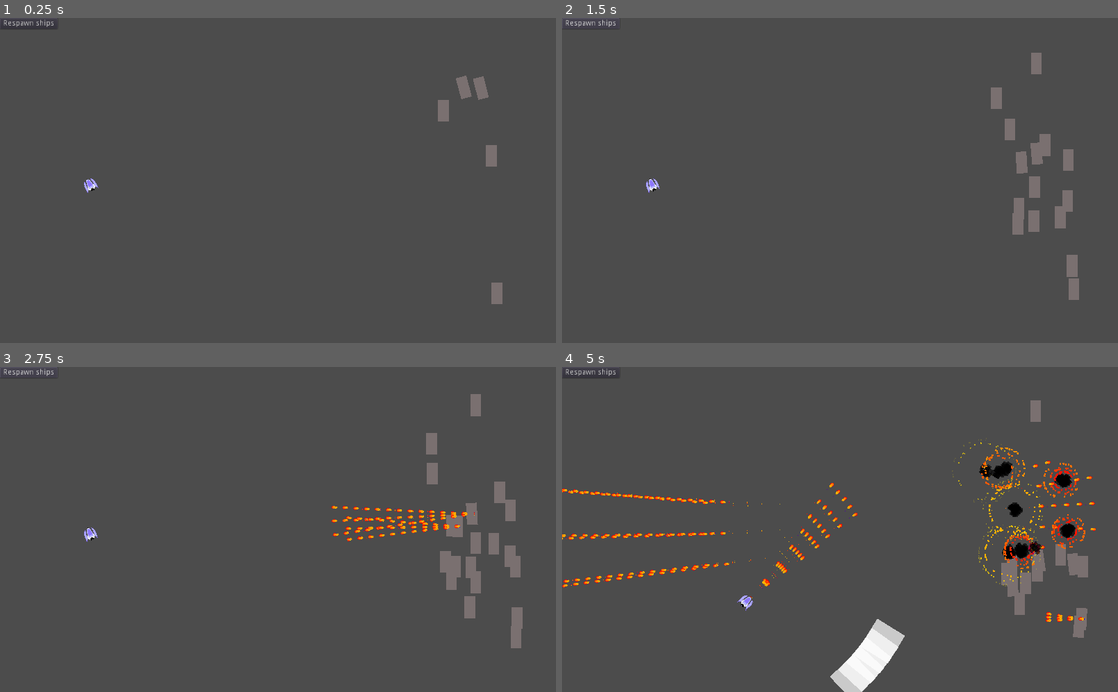
Above: before the commit, frames 1-4 (two rows, left to right).
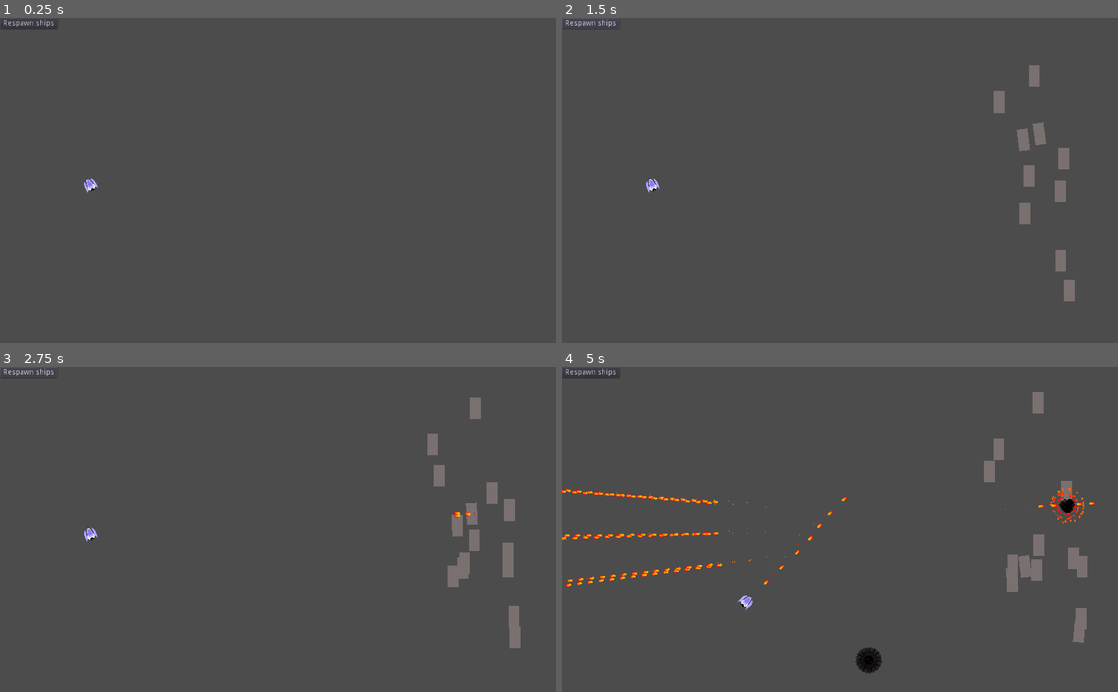
Above: after the commit, the same moments.

Repository: pigslyer/SlipspaceEscapades
Game: Godot game, scene res://Scenes/World.tscn
Two runs of this game, one before a commit and one after it. Both use one fixed random seed, a clock stepped at 60 frames per second and the inputs below.
Inputs (mouse positions are in pixels of both pictures, inside the frame that each line leads up to):
- Up to frame 1 (0.25 s): no input
- Up to frame 2 (1.5 s): click "Respawn ships" at 0.5 s; click "Respawn ships" at 1.25 s
- Up to frame 3 (2.75 s): click "Respawn ships" at 2 s
- Up to frame 4 (5 s): tap Enter (ui_accept) at 2.75, 3.02, 3.77 s; move the mouse to (962, 513) at 2.77 s; hold D (move_right) 2.78-3.53 s; hold Space (shoot) 2.78-3.53 s; move the mouse to (728, 545) at 3.52 s; hold S (move_down) 3.53-4.28 s; tap Q (test_powerup) at 3.6 s; move the mouse to (895, 458) at 4.27 s; hold D (move_right) from 4.28 s (still down); hold Space (shoot) from 4.28 s (still down)

The runs differ from the first frame. In frame 1, 0.7% of the frame differs, in the area x 78-91%, y 17-89%; in frame 2, 2.3%; in frame 3, 2.1%; in frame 4, 5.4%, in the area x 0-96%, y 7-100%.
Error before the commit: Invalid get index 'FRACTAL_TIME' (on base: 'null instance'). (res://Scripts/Powerups/FractalMissile.gd:15)

Commit message:
Missiles, strength, textures.
Updated missiles to work with explosion animations, added all the different textures to the missile. Also added strength to the missiles, so they can deal different damages to the enemies.

Diff:
--- a/Assets/Asset Scenes/FractalModel.gd
+++ b/Assets/Asset Scenes/FractalModel.gd
@@ -3,7 +3,6 @@
 signal OnExplosionFinished;
 
 func Explode(target: Node2D):
-	$Trail.emitting = false;
 	$Sprite.hide();
 	$Explosion.Explode(false);
 
--- a/Assets/Asset Scenes/MissileModel.tscn
+++ b/Assets/Asset Scenes/MissileModel.tscn
@@ -34,11 +34,12 @@
 script = ExtResource( 4 )
 
 [node name="Sprite" type="Sprite" parent="."]
+position = Vector2( 9, 0 )
 texture = ExtResource( 1 )
 
 [node name="Trail" type="Particles2D" parent="."]
 show_behind_parent = true
-position = Vector2( -7, 0 )
+position = Vector2( 2, 0 )
 amount = 4
 lifetime = 0.3
 local_coords = false
@@ -46,4 +47,4 @@
 texture = ExtResource( 3 )
 
 [node name="Explosion" parent="." instance=ExtResource( 2 )]
-position = Vector2( 6, 0 )
+position = Vector2( 15, 0 )
--- a/Scenes/Bullet.tscn
+++ b/Scenes/Bullet.tscn
@@ -6,7 +6,7 @@
 [sub_resource type="RectangleShape2D" id=1]
 extents = Vector2( 5, 2 )
 
-[node name="Bullet" type="KinematicBody2D"]
+[node name="Bullet" type="Area2D"]
 collision_layer = 64
 collision_mask = 0
 script = ExtResource( 1 )
@@ -18,3 +18,9 @@
 [node name="VisibilityNotifier2D" type="VisibilityNotifier2D" parent="."]
 
 [node name="Plasma" parent="." instance=ExtResource( 2 )]
+
+[node name="SpawnTimer" type="Timer" parent="."]
+wait_time = 0.2
+one_shot = true
+
+[connection signal="area_entered" from="." to="." method="area_entered"]
--- a/Scenes/Enemies/BasicShip.tscn
+++ b/Scenes/Enemies/BasicShip.tscn
@@ -8,7 +8,7 @@
 extents = Vector2( 10, 20 )
 
 [node name="BasicShip" type="Area2D"]
-collision_layer = 0
+collision_layer = 4
 collision_mask = 72
 script = ExtResource( 1 )
 
--- a/Scenes/Powerups/ExplosiveMissile.tscn
+++ b/Scenes/Powerups/ExplosiveMissile.tscn
@@ -1,10 +1,10 @@
 [gd_scene load_steps=4 format=2]
 
 [ext_resource path="res://Scripts/Powerups/ExplosiveMissile.gd" type="Script" id=1]
-[ext_resource path="res://Assets/pixel.png" type="Texture" id=2]
+[ext_resource path="res://Assets/Asset Scenes/MissileModel.tscn" type="PackedScene" id=2]
 
-[sub_resource type="CircleShape2D" id=1]
-radius = 25.0
+[sub_resource type="RectangleShape2D" id=1]
+extents = Vector2( 9, 4 )
 
 [node name="ExplosiveMissile" type="Area2D"]
 collision_layer = 64
@@ -12,15 +12,17 @@
 script = ExtResource( 1 )
 
 [node name="CollisionShape2D" type="CollisionShape2D" parent="."]
+position = Vector2( 9, 0 )
 shape = SubResource( 1 )
 
-[node name="Pixel" type="Sprite" parent="."]
-modulate = Color( 0.298039, 0.286275, 0.286275, 0.6 )
-scale = Vector2( 50, 50 )
-texture = ExtResource( 2 )
-
 [node name="Timer" type="Timer" parent="."]
+one_shot = true
 
 [node name="VisibilityNotifier2D" type="VisibilityNotifier2D" parent="."]
+position = Vector2( 9, 0 )
+scale = Vector2( 0.36, 0.16 )
+rect = Rect2( -25, -25, 50, 50 )
 
-[connection signal="body_entered" from="." to="." method="multiply"]
+[node name="MissileModel" parent="." instance=ExtResource( 2 )]
+
+[connection signal="area_entered" from="." to="." method="multiply"]
--- a/Scenes/Powerups/FractalMissile.tscn
+++ b/Scenes/Powerups/FractalMissile.tscn
@@ -1,7 +1,7 @@
 [gd_scene load_steps=4 format=2]
 
 [ext_resource path="res://Scripts/Powerups/FractalMissile.gd" type="Script" id=1]
-[ext_resource path="res://Assets/pixel.png" type="Texture" id=2]
+[ext_resource path="res://Assets/Asset Scenes/FractalModel.tscn" type="PackedScene" id=2]
 
 [sub_resource type="CircleShape2D" id=1]
 radius = 30.0
@@ -14,14 +14,17 @@
 [node name="CollisionShape2D" type="CollisionShape2D" parent="."]
 shape = SubResource( 1 )
 
-[node name="Pixel" type="Sprite" parent="."]
-modulate = Color( 1, 1, 1, 0.705882 )
-scale = Vector2( 60, 60 )
-texture = ExtResource( 2 )
-
 [node name="Timer" type="Timer" parent="."]
+one_shot = true
 
 [node name="VisibilityNotifier2D" type="VisibilityNotifier2D" parent="."]
+rect = Rect2( -25, -25, 50, 50 )
 
-[connection signal="area_entered" from="." to="." method="explode"]
-[connection signal="body_entered" from="." to="." method="explode"]
+[node name="FractalModel" parent="." instance=ExtResource( 2 )]
+scale = Vector2( 2, 2 )
+
+[node name="SpawnTimer" type="Timer" parent="."]
+wait_time = 0.2
+one_shot = true
+
+[connection signal="area_entered" from="." to="." method="multiply"]
--- a/Scripts/Bullet.gd
+++ b/Scripts/Bullet.gd
@@ -1,24 +1,43 @@
 class_name Bullet
-extends KinematicBody2D
+extends Area2D
 
 const SPEED := 400;
 
+export(int) var strength = 1;
+
 onready var visibility_notifier := $VisibilityNotifier2D;
+onready var spawn_timer := $SpawnTimer;
 
 var velocity : Vector2;
+var coll_layer;
+var m_layer;
 
-func _init(vel = Vector2.RIGHT):
-	velocity = vel;
+func _ready():
+	coll_layer = collision_layer;
+	m_layer = collision_mask;
+
+	collision_layer = 0;
+	collision_mask = 0;
+
+	spawn_timer.connect("timeout", self, "enable_layers");
+	spawn_timer.start();
+
+func enable_layers() -> void:
+	collision_layer = coll_layer;
+	collision_mask = m_layer;
 
 func _physics_process(delta):
-	move_and_collide(velocity.rotated(rotation) * SPEED * delta);
+	global_position += Vector2.RIGHT.rotated(rotation) * SPEED * delta;
 
 	if(!visibility_notifier.is_on_screen()):
 		queue_free();
 
-func OnCollision(entity):
+
+func explode(area):
 	set_physics_process(false);
-	$Plasma.Explode(entity);
-
+	$Plasma.Explode(area);
 	yield($Plasma,"OnExplosionFinished");
 	queue_free();
+
+func area_entered(area):
+	explode(area);
--- a/Scripts/Enemies/BasicShip.gd
+++ b/Scripts/Enemies/BasicShip.gd
@@ -102,11 +102,9 @@
 
 var _dying := false;
 
-func on_body_entered(entity: Node):
-	if (entity.has_method("OnCollision")):
-		entity.OnCollision(entity);
+func on_body_entered(entity):
 
-	hp -= 1;
+	hp -= entity.strength;
 	if(hp <= 0):
 		emit_signal("dying");
 		queue_free();
--- a/Scripts/Enemies/Enemies.gd
+++ b/Scripts/Enemies/Enemies.gd
@@ -23,7 +23,7 @@
 
 func _ready():
 	player = get_node(player_path);
-	spawn_ships();
+	#spawn_ships();
 
 func spawn_ships():
 	for i in range(5):
@@ -48,5 +48,4 @@
 		if !child.is_queued_for_deletion() && child is BasicShip && !child.is_attacking:
 			if attacker_numbers[SHIP_TYPES.BASIC] < MAX_ATTACKER_NUMBERS[SHIP_TYPES.BASIC]:
 				child.is_attacking = true;
-				print(child.name, " ", child.is_attacking);
 				attacker_numbers[SHIP_TYPES.BASIC] += 1;
--- a/Scripts/Player.gd
+++ b/Scripts/Player.gd
@@ -47,7 +47,7 @@
 var hps := 3;
 var armor := 0;
 var powerups := {
-	"barrage": 2,
+	"barrage": 0,
 	"fire_rate": 0,
 	"explosive_rounds": 0
 };
--- a/Scripts/Powerups/ExplosiveMissile.gd
+++ b/Scripts/Powerups/ExplosiveMissile.gd
@@ -1,13 +1,13 @@
 class_name ExplosiveMissile
 extends Area2D
 
-const offset := Vector2.RIGHT * 25;
+export(int) var strength = 3;
 
 var velocity := Vector2.RIGHT * 500;
-var can_multiply := true;
 
 onready var timer := $Timer;
 onready var visibility_notifier := $VisibilityNotifier2D;
+onready var missile_model := $MissileModel;
 
 func _physics_process(delta):
 	global_position += velocity.rotated(rotation) * delta;
@@ -16,23 +16,19 @@
 		queue_free();
 
 func explode() -> void:
+	missile_model.Explode(null);
+	set_physics_process(false);
+	yield(missile_model, "OnExplosionFinished");
 	queue_free();
 
 func multiply(_body_entered) -> void:
-	if(can_multiply):
-		yield(get_tree(), "idle_frame");
-		var variables := get_node("/root/MissilePowerupVariables");
+	yield(get_tree(), "idle_frame");
 
-		var angle = 2 * PI / variables.explosive_number;
-		for i in variables.explosive_number:
-			var new_explosive_missile = variables.EXPLOSIVE_MISSILE_SCENE.instance();
-			get_parent().add_child(new_explosive_missile);
-			new_explosive_missile.scale *= 0.5;
-			new_explosive_missile.velocity = velocity.rotated(i * angle) * 0.5;
-			new_explosive_missile.rotation = i * angle;
-			new_explosive_missile.global_position = global_position + offset.rotated(i * angle);
-			new_explosive_missile.timer.connect("timeout", new_explosive_missile, "explode");
-			new_explosive_missile.timer.start(variables.explosive_time);
-			new_explosive_missile.can_multiply = false;
+	var angle = 2 * PI / MissilePowerupVariables.explosive_number;
+	for i in MissilePowerupVariables.explosive_number:
+		var new_bullet = MissilePowerupVariables.BULLET_SCENE.instance();
+		get_parent().add_child(new_bullet);
+		new_bullet.rotation = i * angle;
+		new_bullet.global_position = global_position;
 
 	explode();
--- a/Scripts/Powerups/FractalMissile.gd
+++ b/Scripts/Powerups/FractalMissile.gd
@@ -1,43 +1,66 @@
 class_name FractalMissile
 extends Area2D
 
-const offset := Vector2.RIGHT * 10;
+const SPEED := 250;
+
+export(int) var strength = 10;
 
 onready var visibility_notifier := $VisibilityNotifier2D;
 onready var timer := $Timer;
+onready var spawn_timer := $SpawnTimer;
+onready var fractal_model := $FractalModel;
 
-var velocity := Vector2.RIGHT * 250;
 var level := 0;
+var m_layer;
+var c_layer;
 
 func _ready():
-	var variables := get_node("/root/MissilePowerupVariables");
 	timer.connect("timeout", self, "multiply");
-	timer.start(variables.FRACTAL_TIME);
+	timer.start(MissilePowerupVariables.FRACTAL_TIME);
+
+	m_layer = collision_mask;
+	c_layer = collision_layer;
+
+	collision_layer = 0;
+	collision_mask = 0;
+
+	spawn_timer.connect("timeout", self, "enable_layers");
+	spawn_timer.start();
+
+func enable_layers() -> void:
+	collision_layer = c_layer;
+	collision_mask = m_layer;
 
 func _physics_process(delta):
-	global_position += velocity.rotated(rotation) * delta;
+	global_position += Vector2.RIGHT.rotated(rotation) * SPEED * delta;
 
 	if(!visibility_notifier.is_on_screen()):
 		queue_free();
 
-func explode(entity = null) -> void:
+func explode(area) -> void:
+	fractal_model.Explode(area);
+	set_physics_process(false);
+	yield(fractal_model, "OnExplosionFinished");
 	queue_free();
 
-func multiply() -> void:
-	var variables := get_node("/root/MissilePowerupVariables");
+func multiply(area = null) -> void:
+	yield(get_tree(), "idle_frame");
 
-	if(level < variables.FRACTAL_LEVELS):
+	if(level < MissilePowerupVariables.FRACTAL_LEVELS):
+		var angle = 2 * PI / MissilePowerupVariables.FRACTAL_NUMBER;
 
-		var angle = 2 * PI / variables.FRACTAL_NUMBER;
+		for i in MissilePowerupVariables.FRACTAL_NUMBER:
+			var new_fractal_missile;
+			if(level < MissilePowerupVariables.FRACTAL_LEVELS - 1):
+				new_fractal_missile = MissilePowerupVariables.FRACTAL_MISSILE_SCENE.instance();
+				new_fractal_missile.strength = max(strength - 1, 1);
+				new_fractal_missile.level = level + 1;
+			else:
+				new_fractal_missile = MissilePowerupVariables.EXPLOSIVE_MISSILE_SCENE.instance();
+			get_parent().add_child(new_fractal_missile);
+			new_fractal_missile.timer.start(MissilePowerupVariables.FRACTAL_TIME * 0.2);
+			new_fractal_missile.scale *= 0.8;
+			new_fractal_missile.global_rotation = i * angle;
+			new_fractal_missile.global_position = global_position;
 
-		for i in variables.FRACTAL_NUMBER:
-			var new_fractal_missile = variables.FRACTAL_MISSILE_SCENE.instance();
-			get_parent().add_child(new_fractal_missile);
-			new_fractal_missile.scale *= 0.5;
-			new_fractal_missile.velocity = velocity.rotated(i * angle) * 1.2;
-			new_fractal_missile.rotation = i * angle;
-			new_fractal_missile.global_position = global_position + offset.rotated(i * angle);
-			new_fractal_missile.level = level + 1;
-			new_fractal_missile.timer.start(variables.FRACTAL_TIME * 0.2);
-
-		explode();
+		explode(area);
--- a/Scripts/Powerups/MissilePowerupVariables.gd
+++ b/Scripts/Powerups/MissilePowerupVariables.gd
@@ -1,5 +1,6 @@
 extends Node
 
+const BULLET_SCENE = preload("res://Scenes/Bullet.tscn");
 const EXPLOSIVE_MISSILE_SCENE = preload("res://Scenes/Powerups/ExplosiveMissile.tscn");
 const FRACTAL_MISSILE_SCENE = preload("res://Scenes/Powerups/FractalMissile.tscn");
 
@@ -7,7 +8,7 @@
 var explosive_time := 0.5;
 var explosive_strength := 4.0;
 
-const FRACTAL_NUMBER := 7;
+const FRACTAL_NUMBER := 3;
 const FRACTAL_TIME := 3.0;
 const FRACTAL_STRENGTH := 10.0;
 const FRACTAL_LEVELS := 3;
--- a/project.godot
+++ b/project.godot
@@ -19,7 +19,7 @@
 "language": "GDScript",
 "path": "res://Scripts/Enemies/BasicShip.gd"
 }, {
-"base": "KinematicBody2D",
+"base": "Area2D",
 "class": "Bullet",
 "language": "GDScript",
 "path": "res://Scripts/Bullet.gd"
@@ -69,6 +69,7 @@
 [autoload]
 
 Global="*res://Scripts/Global.gd"
+MissilePowerupVariables="*res://Scripts/Powerups/MissilePowerupVariables.gd"
 
 [display]
 
